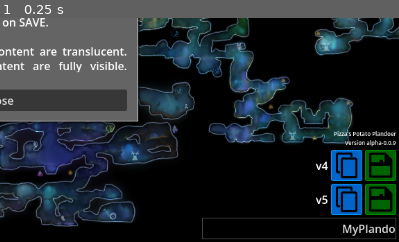
Above: before the commit, frame 1.
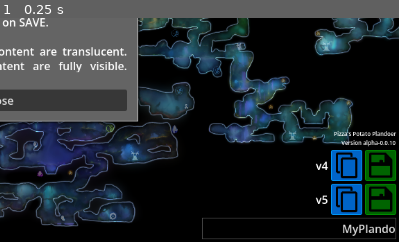
Above: after the commit, the same moment.

Repository: pizzaspren/potato-plandoer
Game: Godot game, scene res://scenes/Main.tscn
The game is run twice, just before and just after one commit, with the same random seed, the same clock (stepped at 60 frames per second) and the same inputs.
Inputs:
- Up to frame 1 (0.25 s): no input
The pictures show only the part of the screen within x 50-100%, y 50-100%; the shares and areas given below are measured in that part.

The runs differ from the first frame. In frame 1, 0.2% of the frame differs, in the area x 85-100%, y 54-58%.

Commit message:
Add header core to v4 : alpha-0.0.10

Diff:
--- a/scenes/io_controls/IoControls.gd
+++ b/scenes/io_controls/IoControls.gd
@@ -53,6 +53,126 @@
 		"// Slug: " + slug,
 		r"""// Config: {"worldSettings":[{"spawn":"MarshSpawn.Main","difficulty":"Unsafe","hard":false,"randomizeDoors":false,"tricks":[],"goals":[],"headers":[],"headerConfig":[],"inlineHeaders":[]}],"disableLogicFilter":true,"online":false,"createGame":"None"}""",
 		"",
+		"// Seedgen core",  # https://github.com/ori-community/wotw-seedgen/blob/main/wotw_seedgen/src/generator/seed_core.wotwr
+		"""3|0|8|7|12|bool|true
+3|0|8|6|402|bool|true
+3|0|8|48248|16489|int|1
+3|0|8|17|16825|bool|true
+3|0|8|21|16825|bool|true
+3|0|8|17|15068|bool|true
+3|0|8|21|15068|bool|true
+3|0|8|21786|47458|bool|true
+3|0|8|937|54318|bool|true
+3|0|8|9593|3621|bool|true
+3|0|8|21786|50432|bool|true
+3|0|8|58674|22056|bool|true
+3|0|8|58674|32369|bool|true
+3|0|8|58674|14539|bool|true
+3|0|8|58674|61252|bool|true
+3|0|8|58674|10677|bool|true
+3|0|8|58674|36965|bool|true
+3|0|8|58674|7636|bool|true
+3|0|8|14019|8973|int|1
+3|0|8|14019|35087|int|1
+3|0|8|14019|35399|int|1
+3|0|8|14019|45931|int|1
+3|0|8|58674|46980|bool|true
+3|0|8|58674|44798|int|2
+3|0|8|14019|54675|int|2
+3|0|8|14019|34504|int|4
+3|0|8|14019|44500|int|4
+3|0|8|21786|26462|bool|true
+3|0|8|7|13|bool|true
+3|0|8|7|14|bool|true
+3|0|8|7|15|bool|true
+3|0|8|7|16|bool|true
+3|0|8|7|17|bool|true
+3|0|8|7|18|bool|true
+3|0|8|7|19|bool|true
+3|0|8|7|103|bool|true
+9|0|8|9|0|int|0
+3|1|17|0|17|16825|grom:0
+3|1|17|1|17|16825|Repair the Spirit Well
+3|1|17|2|17|16825|They say the spirit of old could #warp# from one well to another. Perhaps if we #repaired this well with Gorlek Ore#, returning to the #Wellspring Glades# would be even easier.
+3|1|8|17|16826|int|1
+17|16825|8|21|16825|bool|true
+3|1|17|0|17|51230|grom:1
+3|1|17|1|17|51230|Dwelling Repairs
+3|1|17|2|17|51230|It's a shame how those old Moki dwellings are in shambles. Maybe if we #fixed them up# the Moki could #move back to the Glades#?
+3|1|8|17|51231|int|4
+17|51230|8|21|51230|bool|true
+3|1|17|0|17|23607|grom:3
+3|1|17|1|17|23607|Roofs Over Heads
+3|1|17|2|17|23607|Time to #build some more housing#! Now on the big tree, by the fire.
+3|1|4|17|17|51230|0|17|4|17|23607|false
+17|51230|17|4|17|23607|true
+3|1|8|17|23608|int|6
+17|23607|8|21|23607|bool|true
+3|1|17|0|17|40448|grom:5
+3|1|17|1|17|40448|Onwards and Upwards
+3|1|17|2|17|40448|Treehouses seem to be popular with the Moki. How about we add a couple more?
+3|1|4|17|17|23607|0|17|4|17|40448|false
+17|23607|17|4|17|40448|true
+3|1|8|17|40449|int|8
+17|40448|8|21|40448|bool|true
+3|1|17|0|17|18751|grom:2
+3|1|17|1|17|18751|Thorny Situation
+3|1|17|2|17|18751|Those spikey vines all over the place are quite the nuisance, let me tell you. With some help, I could #clear them out# and #make the Glades safer# for everyone!
+3|1|8|17|18752|int|5
+17|18751|8|21|18751|bool|true
+3|1|17|0|17|16586|grom:4
+3|1|17|1|17|16586|Clear the Cave Entrance
+3|1|17|2|17|16586|That old cave entrance looks like it's #about to collapse#...but we Gorlek learned a thing or two about tunnelling after fleeing to the mines. With some Ore, I can #repair# it.
+3|1|4|17|17|18751|0|17|4|17|16586|false
+17|18751|17|4|17|16586|true
+17|18751|4|17|14019|33776|0|8|14019|33776|byte|1
+3|1|8|17|16587|int|6
+17|16586|8|21|16586|bool|true
+3|1|17|0|17|15068|grom:6
+3|1|17|1|17|15068|The Gorlek Touch
+3|1|17|2|17|15068|The Moki are right...building it only half the work. Nothing's quite complete without some #finishing touches# of decoration.
+3|1|8|17|15069|int|10
+17|15068|8|21|15068|bool|true
+3|1|17|0|20|16254|tuley:0
+3|1|17|1|20|16254|Wellspring Wildflowers
+3|1|17|2|20|16254|I could never quite get #Sela flowers# to prosper in my old garden. Perhaps they'll do better here?
+3|1|4|17|14019|20601|0|17|4|20|16254|false
+14019|20601|17|4|20|16254|true
+20|16254|8|21|16254|bool|false
+3|1|17|0|20|64583|tuley:1
+3|1|17|1|20|64583|Sticky Situation
+3|1|17|2|20|64583|I'm not surprised you found this seed so far away. Feel how sticky it is? Grass seeds hitch rides on passers-by to find fresh soil.
+3|1|4|17|14019|28662|0|17|4|20|64583|false
+14019|28662|17|4|20|64583|true
+20|64583|8|21|64583|bool|false
+3|1|17|0|20|47651|tuley:2
+3|1|17|1|20|47651|Firemoth's Delight
+3|1|17|2|20|47651|With the days growing darker since the #Decay#, Lightcatchers are finding it harder to collect the light they need for their hanging bulbs.
+3|1|4|17|14019|8192|0|17|4|20|47651|false
+14019|8192|17|4|20|47651|true
+20|47651|8|21|47651|bool|false
+3|1|17|0|20|33011|tuley:3
+3|1|17|1|20|33011|Blue Moon
+3|1|17|2|20|33011|Unlike their cousins, the #Lightcatchers#, these hanging flowers draw energy from the light of the #moon#, not the sun.
+3|1|4|17|14019|24142|0|17|4|20|33011|false
+14019|24142|17|4|20|33011|true
+20|33011|8|21|33011|bool|false
+3|1|17|0|20|38393|tuley:4
+3|1|17|1|20|38393|Left Behind
+3|1|17|2|20|38393|I thought I saved every seed, but it seems on was left behind in the cold, and survived against all odds.
+3|1|4|17|14019|32376|0|17|4|20|38393|false
+14019|32376|17|4|20|38393|true
+20|38393|8|21|38393|bool|false
+3|1|17|0|20|40006|tuley:5
+3|1|17|1|20|40006|The Last Seed
+3|1|17|2|20|40006|I recognize this seed. It seems the tree I couldn't save is not completely gone.
+3|1|4|17|14019|7470|0|17|4|20|40006|false
+14019|7470|17|4|20|40006|true
+20|40006|8|21|40006|bool|false
+0|100|8|6|401|bool|true
+14019|27804=2|4|17|14019|57399|1|8|14019|27804|int|3
+14019|27804>2|4|17|6|500|0|4|17|21|51230|1|8|14019|27804|int|1
+14019|27804>2|4|17|6|500|0|4|17|21|51230|0|8|14019|27804|int|0"""
 	])
 
 
--- a/scenes/io_controls/IoControls.tscn
+++ b/scenes/io_controls/IoControls.tscn
@@ -238,7 +238,7 @@
 [node name="Version label" type="Label" parent="VBoxContainer" unique_id=1462801696]
 layout_mode = 2
 text = "Pizza's Potato Plandoer
-Version alpha-0.0.9"
+Version alpha-0.0.10"
 label_settings = SubResource("LabelSettings_s4r64")
 horizontal_alignment = 2
 vertical_alignment = 2
